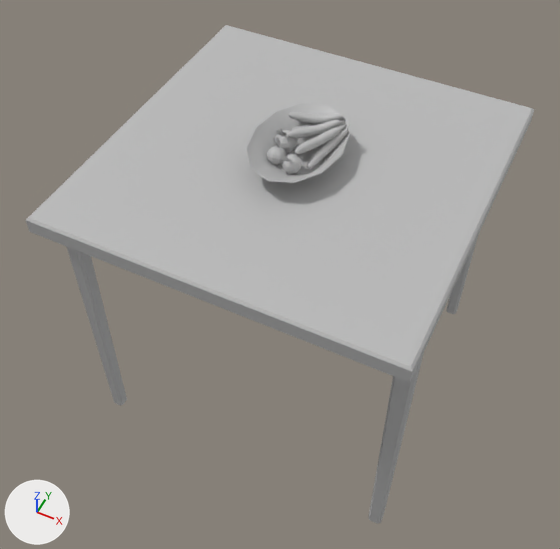
One commit to the FBX model Aprendizagem 3D 2/Assets/Models/Cozinha/Mesa Com Fruteira/PROP_Mesa_com_Fruteira.fbx: the scene before it, then after it.
Rendered twice from a 50 mm camera at (0.0688, -0.2742, 0.2253) aimed at (-0.0029, -0.1309, 0.0462). Arrows for +X, +Y and +Z are at lower left; the lights stay in place. Where no turn or scale is listed for an object, it has been applied to the vertices.

Names of what the first picture shows: 'Mesa_com_Fruteira'.
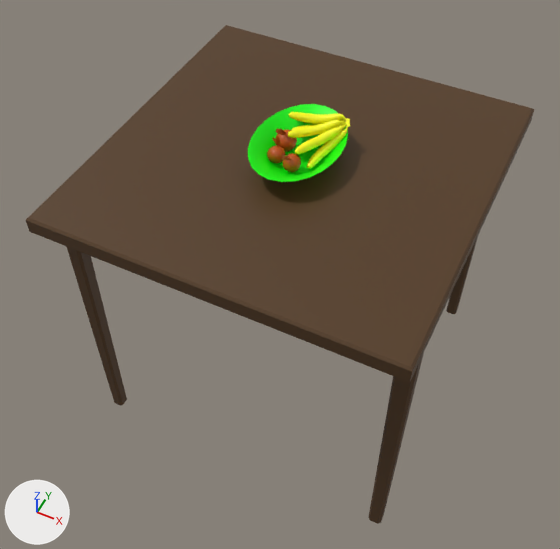
Where the newer file only moved an object's origin or applied its transform, the numbers keep the older frame.

Changed parts and their boxes [x1, y1, x2, y2] in the pictures (560 x 549 px):
'Fruteira', added (green): after [248, 104, 348, 182]
'Banana', added (yellow): after [288, 112, 350, 169]
'Laranja', added: after [267, 128, 301, 172]
part 1 of me_mesh, deleted: before [246, 103, 350, 183]
part 2 of me_mesh, recoloured (grey to brown): [26, 25, 534, 524] in both

The change, as a diff of the scene's bpy script:
```diff
--- a/Aprendizagem 3D 2/Assets/Models/Cozinha/Mesa Com Fruteira/PROP_Mesa_com_Fruteira.fbx.py
+++ b/Aprendizagem 3D 2/Assets/Models/Cozinha/Mesa Com Fruteira/PROP_Mesa_com_Fruteira.fbx.py
@@ mat_mesa1 @@
+mat_mesa1 = principled_material('Mesa1')
+mat_mesa1.base_color = (0.087, 0.0403, 0.0111)  # brown #53391b
@@ mat_fruteira1 @@
+mat_fruteira1 = principled_material('Fruteira1')
+mat_fruteira1.base_color = (0.0, 1.0, 0.0)  # green #00ff00
@@ mat_banana1 @@
+mat_banana1 = principled_material('Banana1')
+mat_banana1.base_color = (1.0, 1.0, 0.0)  # yellow #ffff00
@@ mat_laranja1 @@
+mat_laranja1 = principled_material('Laranja1')
+mat_laranja1.base_color = (0.5, 0.0769, 0.0)  # orange #bc4e00
@@ me_mesh @@
 # used by ob_mesa_com_fruteira; location = (0.0, -0.1254, 0.0494)
-me_mesh.from_pydata(...)  # 1968 vertices, 2126 faces; spans x -0.0516..0.0516, y -0.0516..0.0516, z -0.0492..0.0492
+me_mesh.from_pydata(...)  # 268 vertices, 362 faces; spans x -0.0516..0.0516, y -0.0516..0.0516, z -0.0492..0.0396
+# me_mesh part 1: 18 loose pieces with 1700 vertices, spanning x -0.0127..0.0127, y -0.0181..0.0175, z 0.0397..0.0492, are deleted
+# me_mesh part 2: 362 faces spanning x -0.0516..0.0516, y -0.0516..0.0516, z -0.0492..0.0396 switch from mat_lambert1 (grey #bcbcbc) to mat_mesa1 (brown #53391b)
+# me_mesh part 3: the surface is now shaded flat
@@ me_mesh_003 @@
+me_mesh_003.from_pydata(...)  # 290 vertices, 288 faces; spans x -0.0123..0.0123, y -0.1429..-0.1085, z 0.0891..0.0955
+me_mesh_003.materials.append(mat_fruteira1)  # green #00ff00
@@ me_mesh_1 @@
+me_mesh_1.from_pydata(...)  # 1266 vertices, 1356 faces; spans x -0.0084..0.0084, y -0.0092..0.0092, z -0.0043..0.0043
+me_mesh_1.materials.append(mat_banana1)  # yellow #ffff00
@@ me_mesh_001 @@
+me_mesh_001.from_pydata(...)  # 1380 vertices, 1296 faces; spans x -0.00536..0.00542, y -0.00706..0.00682, z -0.0045..0.00447
+me_mesh_001.materials.append(mat_laranja1)  # orange #bc4e00
@@ ob_fruteira @@
+ob_fruteira = bpy.data.objects.new('Fruteira', me_mesh_003)
+ob_fruteira.location = (0.0, 0.0, 0.0)
@@ ob_banana @@
+ob_banana = bpy.data.objects.new('Banana', me_mesh_1)
+ob_banana.location = (0.0022, -0.1211, 0.0943)
@@ ob_laranja @@
+ob_laranja = bpy.data.objects.new('Laranja', me_mesh_001)
+ob_laranja.location = (-0.0022, -0.1275, 0.0941)
```
